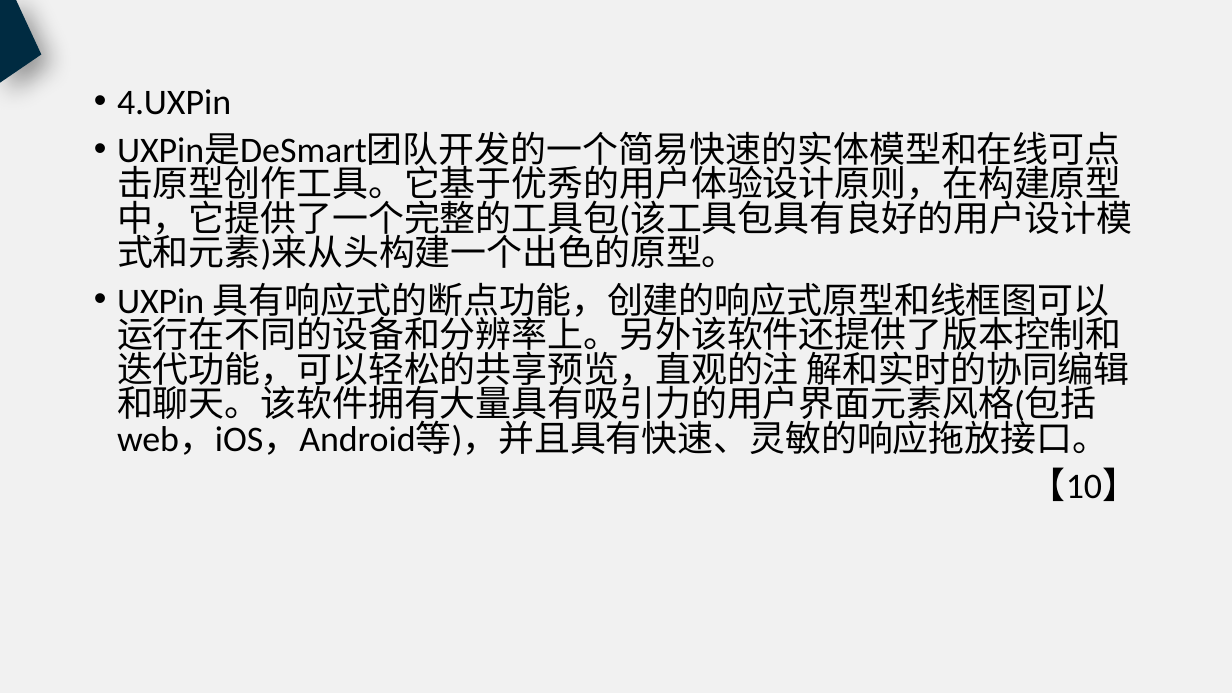
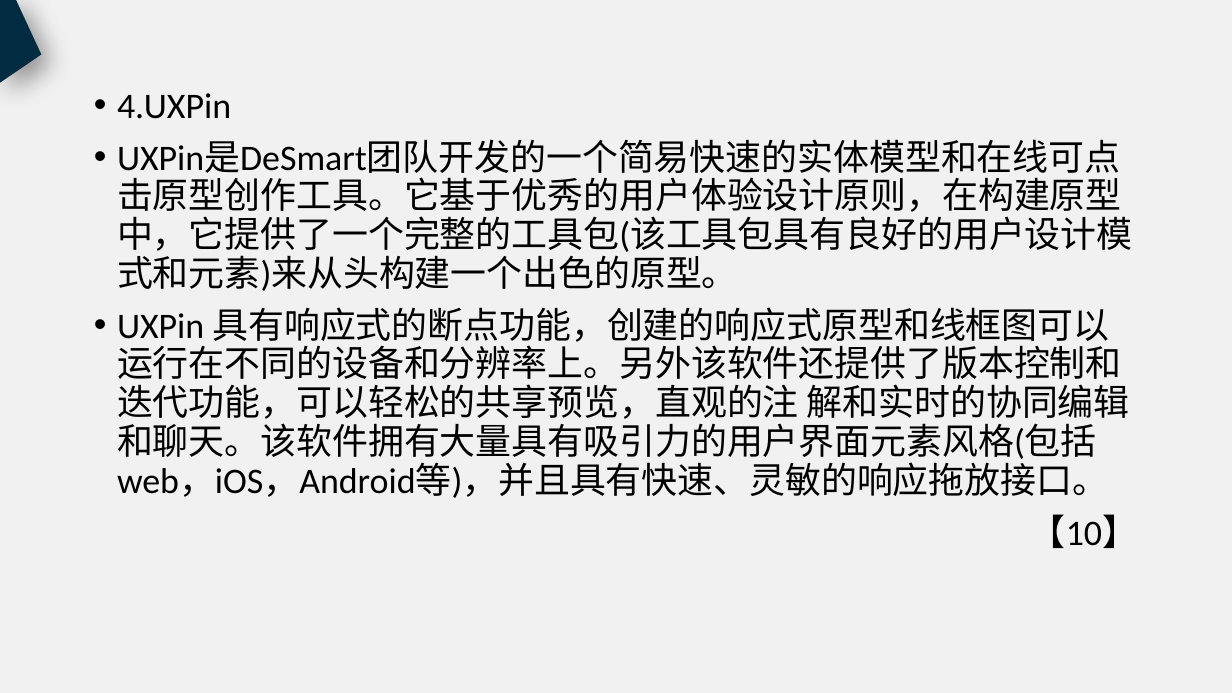
Before and after one commit to PRD2018-G18/PRD2018, a slide deck: slide 44 of 非受控文档/过程文档/UML基础2/UML基础2.pptx. Drawn at 1232x693 pixels with LibreOffice and Linux fonts; fonts in the diff are those of the drawing. Boxes give left, top, right and bottom in pixels: in the first picture for what was removed or moved away, otherwise in the second. Text is boxed around its words. In the diff, an @@ line names an element or a change of style, - is before the commit and + after.

Commit message:
审核修改UML基础2界面原型PPT

```diff
--- a/非受控文档/过程文档/UML基础2/UML基础2.pptx
+++ b/非受控文档/过程文档/UML基础2/UML基础2.pptx
@@ text "4.UXPin" at [117, 93, 1138, 548]: line spacing 0.8 to 0.9 @@
```
Also in this commit, not shown: 24 other slides changed, 3 slides added, 1 slide removed.
